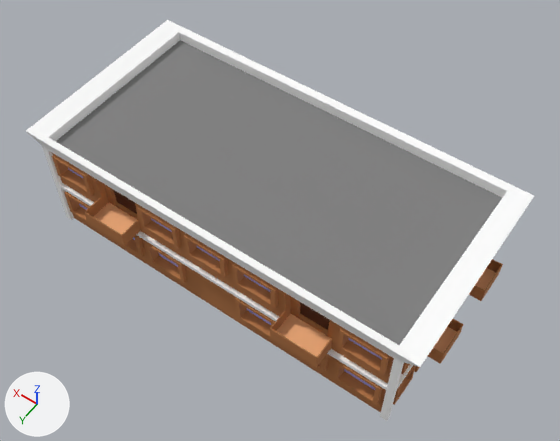
The FBX model Trafficking/Assets/Art/Models/Props/Buildings/Apartment Brown Top.FBX, before and after one commit.
Rendered twice from a 50 mm camera at (-20.7, 27.9, 47.0) aimed at (-1.4, 1.0, 4.7). Lighting does not change. The marker at lower left points along +X, +Y and +Z. Where no turn or scale is listed for an object, it has been applied to the vertices.

The older version as bpy lines, for what is in view:
```python
me_mesh = bpy.data.meshes.new('Mesh')
me_mesh.from_pydata(...)  # 1488 vertices, 2972 faces; spans x -15.6..15.6, y -8.6..8.6, z 0.0..8.9
me_mesh.materials.append(mat_material__0)  # picture img_building_colour_pallete_png
ob_apartment_brown_top = bpy.data.objects.new('Apartment brown top', me_mesh)
ob_apartment_brown_top.location = (0.0, 0.0, 0.0)
```
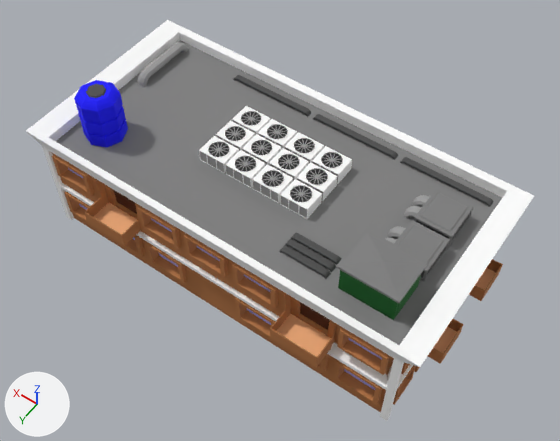
Where the change shows, as pixel boxes (x1, y1, x2, y2) in the pictures (560 x 441 px; the box of a moved part takes in the faces that stretch with it):
part 1 of me_mesh, added
    after: (74, 42, 493, 320)
part 2 of me_mesh, moved or reshaped
    before: (329, 324, 393, 388)
    after: (329, 324, 394, 388)

Patch to the scene script:
```diff
--- a/Trafficking/Assets/Art/Models/Props/Buildings/Apartment Brown Top.FBX.py
+++ b/Trafficking/Assets/Art/Models/Props/Buildings/Apartment Brown Top.FBX.py
@@ me_mesh @@
 # used by ob_apartment_brown_top; location = (0.0, 0.0, 0.0)
-me_mesh.from_pydata(...)  # 1488 vertices, 2972 faces; spans x -15.6..15.6, y -8.6..8.6, z 0.0..8.9
+me_mesh.from_pydata(...)  # 4743 vertices, 9372 faces; spans x -15.6..15.6, y -8.6..8.6, z 0.0..12.0
+# me_mesh part 1: 3255 vertices added at x -13.3..13.2, y -6.5..5.4, z 8.0..12.0
+# me_mesh part 2: 2 vertices moved from x -13.8..-9.8, y 7.0, z 4.2 to x -13.4..-9.4, y 6.5, z 4.2
 me_mesh.materials.append(mat_material__0)
```
